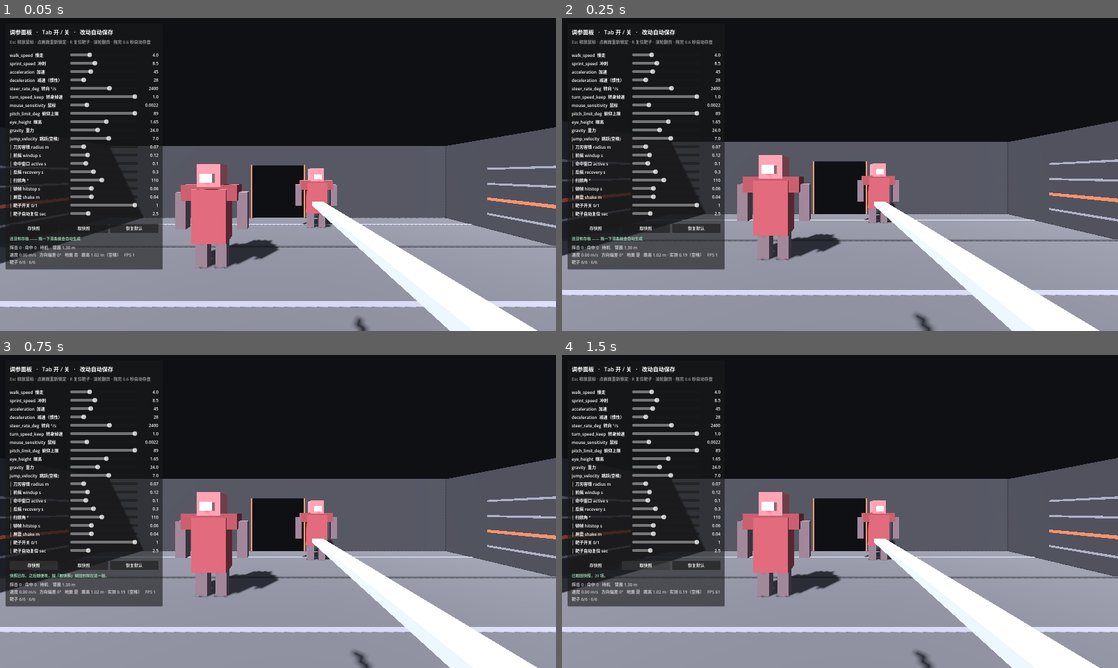
Above: before the commit, frames 1-4 (two rows, left to right).
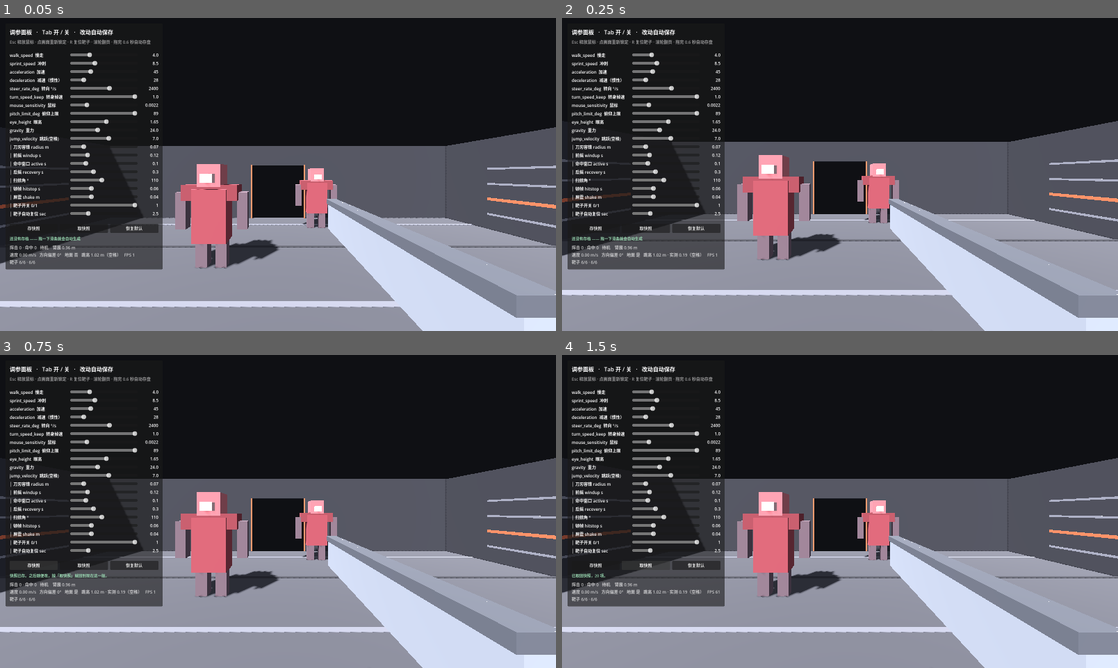
Above: after the commit, the same moments.

Repository: xMagElonx/pigman
Game: Godot game, scene res://scenes/main.tscn
Two runs of this game, one before a commit and one after it. Both use one fixed random seed, a clock stepped at 60 frames per second and the inputs below.
Inputs:
- Up to frame 1 (0.05 s): no input
- Up to frame 2 (0.25 s): no input
- Up to frame 3 (0.75 s): click "存快照" at 0.5 s
- Up to frame 4 (1.5 s): click "取快照" at 1.25 s

The runs differ from the first frame. In frame 1, 7.0% of the frame differs, in the area x 11-100%, y 57-100%; in frame 2, 7.0%; in frame 3, 7.0%; in frame 4, 7.0%.

Commit message:
M2 视觉：武器换成屠刀原型（刀身竖立 + 单边开刃）
改的是 main.gd 里那**一个** BLADE_SIZE 常量，加 _build_weapon() 里的两行新网格。

刀身 0.085×0.028×1.15 → 0.040×0.165×0.80
  · 刀身平面从「平躺」改成「竖立」—— 宽的那一面朝向眼睛，你看得见刃在哪一边
  · 新增背脊（更厚，上缘）与刃口（更薄，下缘）—— 屠刀的单边开刃
  · 护手改成小挡片，柄加粗加长（能双手攥）
臂展（距手腕）1.305 → 1.010 m —— 唯一会改变玩法的一条，刻意变短：屠刀要贴着打。
两处都是为四向攻击铺路：连刃在哪边都看不见，四向就只是四个动画。

本次只做用户三件事中的第 2 件。另外两件的分诊写进方案文档第 14 节：
  · 四向攻击 —— 它的对手是「格挡」不是「动画」。两个价值（猜拳 / 部位选择）
    分别要等 M3 的会格挡敌人、M4 的分部位靶子；现在做只会得到四档动画播放器，
    而且会多出四个变量，让「砍中那一下爽不爽」彻底失去可诊断性。
    第一人称的障碍不是「做不了」（KCD 就是），是看不见自己的刀 → 14.2 那条路
    就是让刀本身当方向指示器。
  · 飞踢 —— KCD 有同款先例（独立键 F、约 3 秒、破防、执行期极度暴露）。
    他的「威力 ∝ 初速度」比 KCD 更省：不需要额外按键，物理速度自然分开原地/飞踢。
    缺的是「代价」—— 没有代价的踢会成为零成本最优解。键位建议 F（现在还空着）。

验证：自检 9 项属性全过（模型↔碰撞箱一致、胶囊覆盖、单边开刃上下缘、
相机到刀尖 1.049 m），空跑 600 帧零运行时错误。自检脚本已删，工作区干净。

Diff:
--- a/scripts/main.gd
+++ b/scripts/main.gd
@@ -59,9 +59,29 @@
 
 # ── 刀的身材。只在这里写一次，模型和碰撞箱都从它来。──────────────
 # 改这里 = 同时改模型和命中范围，永远不会出现「看着更长、判定更短」。
-const BLADE_SIZE := Vector3(0.085, 0.028, 1.15)
+#
+# ── 2026-10-14 晚：换成屠刀（cleaver）原型 ───────────────────────
+# 从「细长的直刀」（0.085 厚 × 0.028 宽 × 1.15 长）改成「短、宽、厚背的屠刀」。
+# 三处形状差异，每一处都有理由：
+#
+#   ① **刀身平面竖起来了** —— 现在是 x=刀厚（左右 4 cm）/ y=刀宽（上下 16.5 cm）。
+#      之前刀是「平躺」的，你从上往下只看得到一条细线。
+#      竖起来之后，刀宽的那一面正对着你的眼睛 ——
+#      你才**看得见「刃在哪一边」**。而「刃在哪一边」是四向攻击的前提：
+#      如果连哪边是刃都看不出来，四向就只是四个不同的动画。
+#
+#   ② 多了**背脊**和**刃口**两条（在 _build_weapon 里）。
+#      真实屠刀是**单边开刃**：一边厚、一边薄。这意味着这把刀**自己带一个方向**，
+#      不需要额外做 UI 去指示方向 —— 刀的形状本身就是指示器。
+#
+#   ③ **变短了**（1.15 → 0.80）。这一条是唯一会改变玩法的：
+#      臂展从 1.31 m 缩到约 0.96 m（按你存档里的 blade_radius 算是 1.01 m）。
+#      你必须**贴得更近**才能砍到。这是刻意的 —— 屠刀是重工具，不是长剑。
+#      ⚠️ 嫌短就把下面的 0.80 调大，模型和碰撞箱会一起变（它们共用这一份数据）。
+const BLADE_SIZE := Vector3(0.040, 0.165, 0.80)
 ## 刀身中点相对手腕（Pivot）的 z 偏移。负数 = 朝前。
-const BLADE_CENTER_Z := -0.66
+## 算法：刀根固定在腕前 0.085，所以中点 = -(0.085 + 刀长/2)。
+const BLADE_CENTER_Z := -0.485
 
 var _player: PlayerController
 var _weapon: MeleeWeapon
@@ -251,11 +271,21 @@
 	pivot.position = Vector3(0.30, -0.22, -0.12)
 	_weapon.add_child(pivot)
 
-	pivot.add_child(_mesh_box("Handle", Vector3(0.05, 0.05, 0.22), Vector3(0.0, 0.0, 0.07), Color(0.16, 0.15, 0.17)))
-	pivot.add_child(_mesh_box("Guard", Vector3(0.24, 0.05, 0.05), Vector3(0.0, 0.0, -0.03), Color(0.36, 0.34, 0.37)))
+	# 柄：屠刀是工具，柄粗、长（能双手攥）。颜色偏木/胶的暗调。
+	pivot.add_child(_mesh_box("Handle", Vector3(0.048, 0.052, 0.30), Vector3(0.0, 0.0, 0.10), Color(0.14, 0.13, 0.15)))
+	# 挡片：屠刀没有十字护手，只有一块挡住手的小铁片。
+	pivot.add_child(_mesh_box("Collar", Vector3(0.062, 0.10, 0.035), Vector3(0.0, 0.0, -0.052), Color(0.34, 0.32, 0.35)))
 
 	# 刀身：尺寸来自常量 —— 和下面的命中形状是同一份数据。
-	pivot.add_child(_mesh_box("Blade", BLADE_SIZE, Vector3(0.0, 0.0, BLADE_CENTER_Z), Color(0.80, 0.82, 0.86)))
+	pivot.add_child(_mesh_box("Blade", BLADE_SIZE, Vector3(0.0, 0.0, BLADE_CENTER_Z), Color(0.72, 0.74, 0.78)))
+
+	# 屠刀的两个特征部位。它们**不参与命中判定**（判定是沿刀身的一条胶囊），
+	# 存在的唯一理由是让你一眼看出**刃在哪一边**：
+	#   上缘那根更厚的 = 背脊（刀背）    下缘那根更薄的 = 刃口
+	pivot.add_child(_mesh_box("Spine", Vector3(0.056, 0.026, BLADE_SIZE.z),
+		Vector3(0.0, BLADE_SIZE.y * 0.5 - 0.013, BLADE_CENTER_Z), Color(0.46, 0.47, 0.50)))
+	pivot.add_child(_mesh_box("Edge", Vector3(0.014, 0.016, BLADE_SIZE.z),
+		Vector3(0.0, -BLADE_SIZE.y * 0.5 + 0.008, BLADE_CENTER_Z), Color(0.95, 0.96, 0.99)))
 
 	# 刀身中点。扫掠检测以它为参照 —— 它比刀尖更代表「刀在哪」。
 	var mid := Marker3D.new()
--- a/scripts/weapon.gd
+++ b/scripts/weapon.gd
@@ -48,11 +48,15 @@
 
 ## 刀刃的**容错半径**（米）。检测形状是沿刀身的胶囊，这就是它的半径。
 ##
-## 它该有多大：刀刃实际半厚约 0.043 m（刀身厚 0.085），
-## 再留一点手感容错 —— 0.07 意味着「差一点点擦到也算中」，横向总宽 0.14 m。
-##   拖到 0.02 → 只认真正的刀刃，手感很「硬」，容易擦身而过判不到。
-##   拖到 0.20 → 隔空砍中，你会开始怀疑「我明明没碰到它」。
-## ⚠️ 它同时是检测**长度**上多出来的那一点点（两端各加一个半径）。
+## 它该有多大：屠刀实际厚 0.040 m（半厚 0.020），但判定是**一条沿刀身的胶囊**，
+## 它量的是「差一点点擦到算不算中」，不是刀有多宽。
+##   0.07  → 「差一点擦到也算中」，横向总宽 0.14 m。
+##   0.02  → 只认真正的刀刃，手感很「硬」，容易擦身而过判不到。
+##   0.20  → 隔空砍中，你会开始怀疑「我明明没碰到它」。
+## ⚠️ 它同时是检测**长度**上多出来的那一点点（两端各加一个半径），
+##    所以「臂展」这个读数永远 = 视觉刀尖 + 它。
+## ⚠️ 屠刀刀身宽 0.165 m，比这个直径大 —— 也就是说**刀背那一侧会先于判定碰到**。
+##    灰盒阶段无所谓；等 M4 断肢要分「刃砍 / 背砸」时，这里必须重做。
 @export var blade_radius := 0.07:
 	set(value):
 		blade_radius = value
@@ -60,9 +64,9 @@
 
 ## 刀身长度（米）。**不要手填** —— 由 main.gd 从 Blade 网格的 size 读出来注入。
 ## 它存在的唯一理由是让「碰撞箱 = 模型的函数」这句话成立。
-var blade_length := 1.15
+var blade_length := 0.80
 ## 刀身中点距手腕的距离（米）。同上，由模型注入。
-var blade_center := 0.66
+var blade_center := 0.485
 
 @export_group("反馈")
 ## 顿帧时长（秒）。命中瞬间世界几乎停住 —— 这是最重要的一味料。
Not shown, added: documents/game-feel-reference.md
Not shown, changed: documents/godot-dev-plan-M0-M7.md
